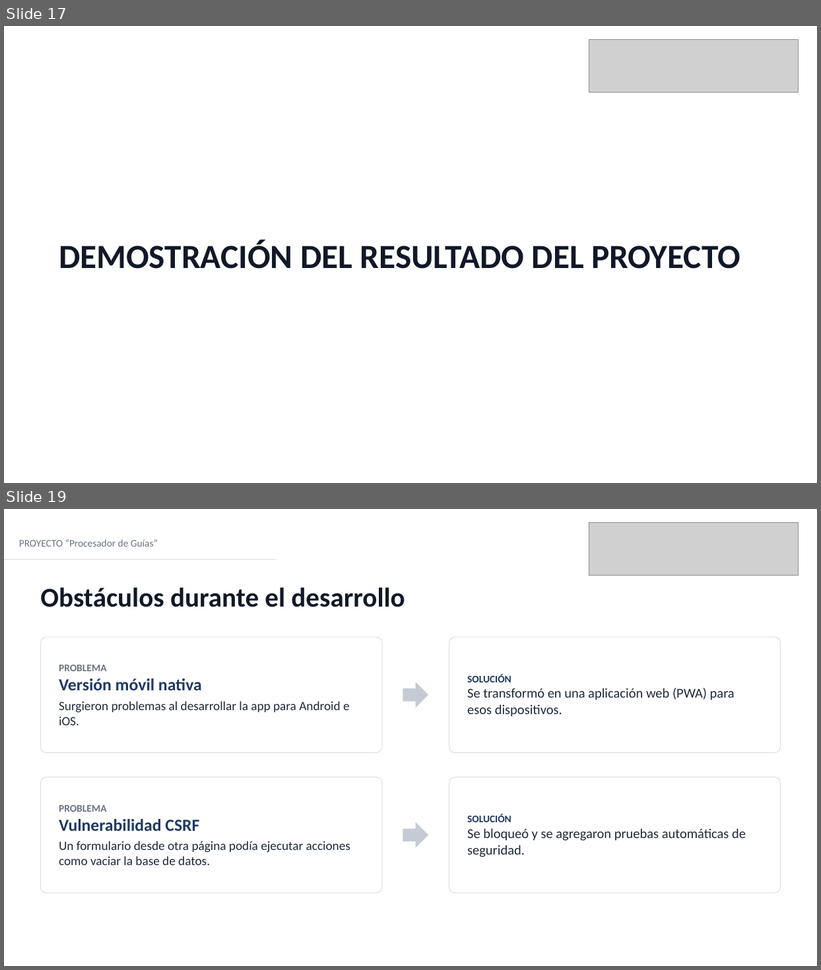
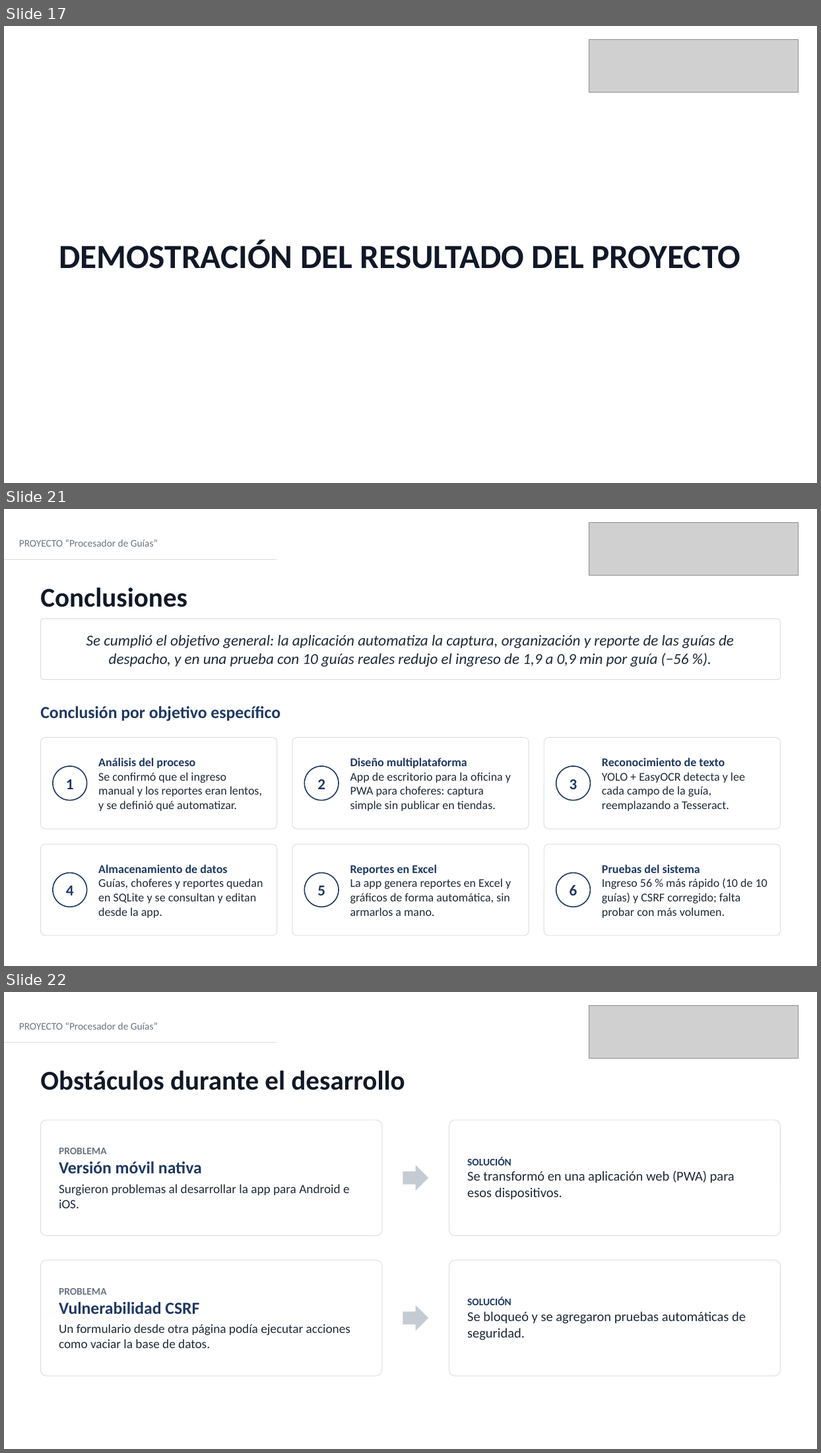
Before and after one commit to benmancilla/APP-CAPSTONE, a slide deck: FASE 3/evidencias grupales/Presentación final del proyecto.pptx. Shown one above the other, each under a label of ours: slides 17 and 19 before the commit, slides 17, 21 and 22 after it; the slides between them are not shown. The pictures are 821x970 and 821x1453 pixels, drawn with LibreOffice and Linux fonts; fonts in the diff are those of the drawing; grey boxes stand for pictures. Boxes give left, top, right and bottom in pixels: in the first picture for what was removed or moved away, otherwise in the second. Text is boxed around its words. In the diff, an @@ line names an element or a change of style, - is before the commit and + after.

```diff
--- a/FASE 3/evidencias grupales/Presentación final del proyecto.pptx
+++ b/FASE 3/evidencias grupales/Presentación final del proyecto.pptx
@@ slide 21 added at (x1=4, y1=509, x2=817, y2=966), background #FFFFFF @@
@@ picture added at (x1=589, y1=523, x2=799, y2=576) @@
@@ text added at (x1=19, y1=539, x2=158, y2=547), 12 pt, text #6B7280 @@
+PROYECTO “Procesador de Guías”
@@ line added from (4, 560) to (277, 560), #D9DCE1 0.75 pt @@
@@ text added at (x1=40, y1=588, x2=187, y2=607), 32 pt, text #111827, bold @@
+Conclusiones
@@ rounded rectangle added at (x1=40, y1=619, x2=781, y2=680), fill #FFFFFF, outline #D9DCE1 0.75 pt @@
@@ text added at (x1=86, y1=635, x2=734, y2=667), 18 pt, text #1F2937, italic @@
+Se cumplió el objetivo general: la aplicación automatiza la captura, organización y reporte de las guías de despacho, y en una prueba con 10 guías reales redujo el ingreso de 1,9 a 0,9 min por guía (−56 %).
@@ text added at (x1=40, y1=706, x2=281, y2=722), 20 pt, text #1F3864, bold @@
+Conclusión por objetivo específico
@@ rounded rectangle added at (x1=40, y1=738, x2=277, y2=829), fill #FFFFFF, outline #D9DCE1 0.75 pt @@
@@ rounded rectangle added at (x1=292, y1=738, x2=529, y2=829), fill #FFFFFF, outline #D9DCE1 0.75 pt @@
@@ rounded rectangle added at (x1=545, y1=738, x2=781, y2=829), fill #FFFFFF, outline #D9DCE1 0.75 pt @@
@@ text added at (x1=98, y1=758, x2=262, y2=811), 14 pt, text #1F2937 @@
+Análisis del proceso
+Se confirmó que el ingreso manual y los reportes eran lentos, y se definió qué automatizar.
@@ text added at (x1=350, y1=758, x2=511, y2=811), 14 pt, text #1F2937 @@
+Diseño multiplataforma
+App de escritorio para la oficina y PWA para choferes: captura simple sin publicar en tiendas.
@@ text added at (x1=602, y1=758, x2=745, y2=811), 14 pt, text #1F2937 @@
+Reconocimiento de texto
+YOLO + EasyOCR detecta y lee cada campo de la guía, reemplazando a Tesseract.
@@ ellipse added at (x1=53, y1=766, x2=87, y2=801), outline #1F3864 1.25 pt, 18 pt, text #1F3864, bold @@
+1
@@ ellipse added at (x1=305, y1=766, x2=339, y2=801), outline #1F3864 1.25 pt, 18 pt, text #1F3864, bold @@
+2
@@ ellipse added at (x1=556, y1=766, x2=591, y2=801), outline #1F3864 1.25 pt, 18 pt, text #1F3864, bold @@
+3
@@ rounded rectangle added at (x1=40, y1=844, x2=277, y2=936), fill #FFFFFF, outline #D9DCE1 0.75 pt @@
@@ rounded rectangle added at (x1=292, y1=844, x2=529, y2=936), fill #FFFFFF, outline #D9DCE1 0.75 pt @@
@@ rounded rectangle added at (x1=545, y1=844, x2=781, y2=936), fill #FFFFFF, outline #D9DCE1 0.75 pt @@
@@ text added at (x1=98, y1=865, x2=263, y2=918), 14 pt, text #1F2937 @@
+Almacenamiento de datos
+Guías, choferes y reportes quedan en SQLite y se consultan y editan desde la app.
@@ text added at (x1=350, y1=865, x2=511, y2=916), 14 pt, text #1F2937 @@
+Reportes en Excel
+La app genera reportes en Excel y gráficos de forma automática, sin armarlos a mano.
@@ text added at (x1=602, y1=865, x2=768, y2=918), 14 pt, text #1F2937 @@
+Pruebas del sistema
+Ingreso 56 % más rápido (10 de 10 guías) y CSRF corregido; falta probar con más volumen.
@@ ellipse added at (x1=53, y1=873, x2=87, y2=908), outline #1F3864 1.25 pt, 18 pt, text #1F3864, bold @@
+4
@@ ellipse added at (x1=305, y1=873, x2=339, y2=908), outline #1F3864 1.25 pt, 18 pt, text #1F3864, bold @@
+5
@@ ellipse added at (x1=556, y1=873, x2=591, y2=908), outline #1F3864 1.25 pt, 18 pt, text #1F3864, bold @@
+6
@@ what was slide 19 is now slide 22 @@
```
Also in this commit, not shown: 1 slide changed, 2 other slides added.
